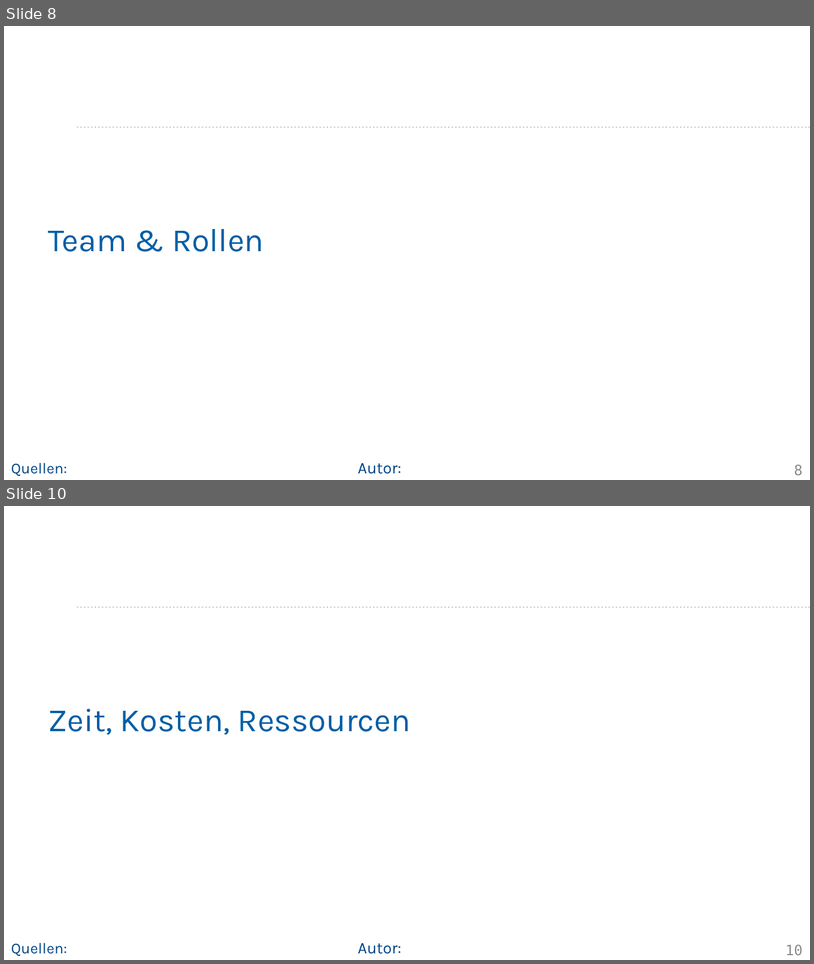
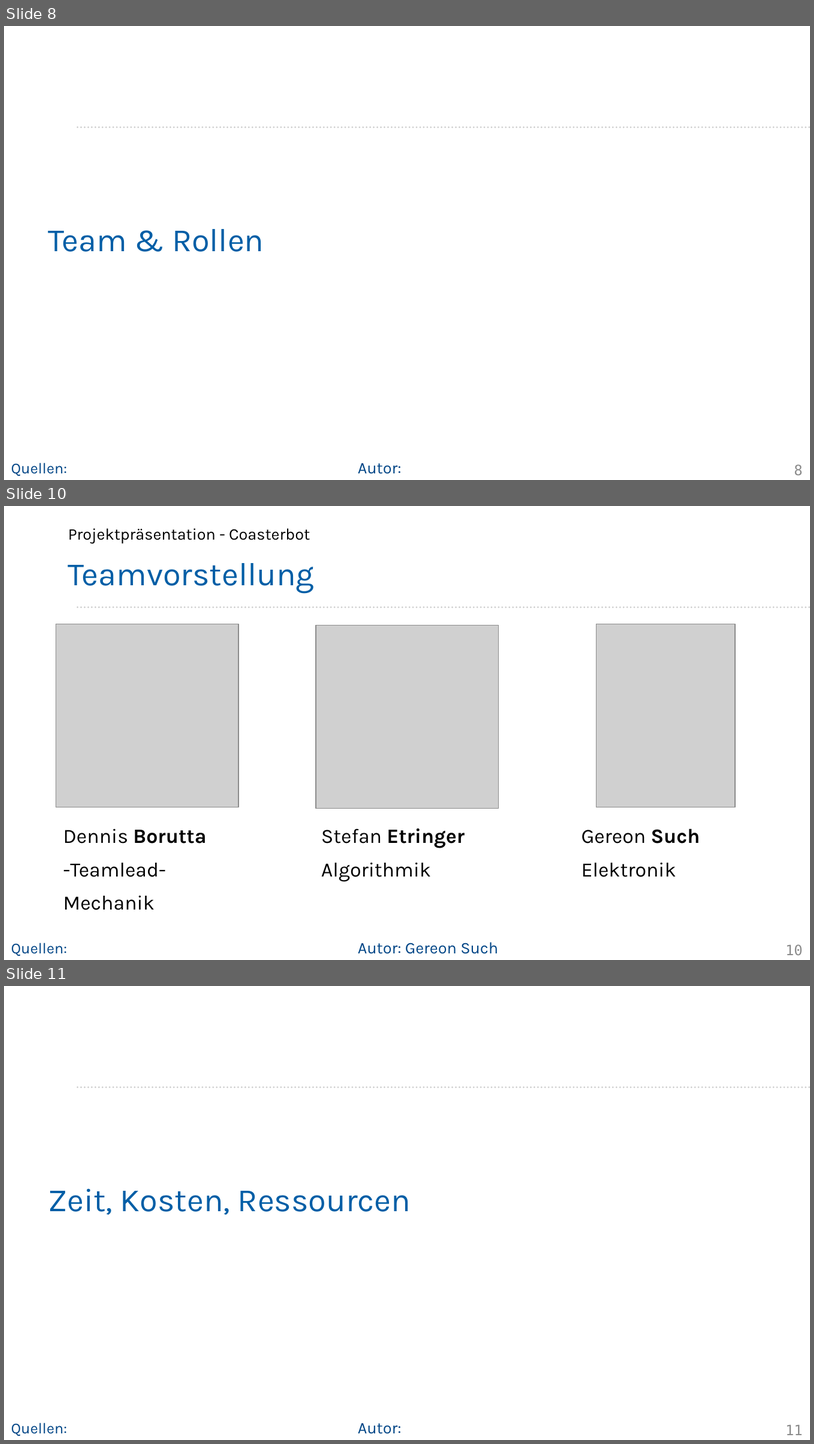
Before and after one commit to Project-CoasterBot/coasterbot, a slide deck: M6_Projekträsentation/gs_Projektpräsentation_Coasterbot.odp. Shown one above the other, each under a label of ours: slides 8 and 10 before the commit, slides 8, 10 and 11 after it; the slides between them are not shown. The pictures are 814x964 and 814x1444 pixels, drawn with LibreOffice and Linux fonts; fonts in the diff are those of the drawing; grey boxes stand for pictures; background and template pictures are left out. Boxes give left, top, right and bottom in pixels: in the first picture for what was removed or moved away, otherwise in the second. Text is boxed around its words. In the diff, an @@ line names an element or a change of style, - is before the commit and + after.

```diff
--- a/M6_Projekträsentation/gs_Projektpräsentation_Coasterbot.odp
+++ b/M6_Projekträsentation/gs_Projektpräsentation_Coasterbot.odp
@@ slide 10 added at [4, 506, 810, 960], background #FFFFFF; not listed: 1 template element that a slide beside it also shows @@
@@ text added at [68, 528, 310, 544], 16 pt, text #000000 @@
+Projektpräsentation - Coasterbot
@@ title added at [68, 563, 315, 593], 32 pt, text #005EA6 @@
+Teamvorstellung
@@ picture added at [56, 624, 239, 807] @@
@@ picture added at [317, 625, 500, 808] @@
@@ picture added at [597, 624, 736, 807] @@
@@ text added at [63, 828, 206, 910], 20 pt, text #000000 @@
+Dennis Borutta
+-Teamlead-
+Mechanik
@@ text added at [321, 828, 465, 881], 20 pt, text #000000 @@
+Stefan Etringer
+Algorithmik
@@ text added at [582, 828, 701, 877], 20 pt, text #000000 @@
+Gereon Such
+Elektronik
@@ text added at [11, 942, 67, 956], 15 pt, text #004586 @@
+Quellen:
@@ text added at [358, 942, 498, 954], 16 pt, text #004586 @@
+Autor: Gereon Such
@@ page number added at [786, 944, 803, 955], 14 pt, text #8C8C8C @@
+10
@@ what was slide 10 is now slide 11 @@
@@ page number at [786, 1425, 803, 1435]: text changed @@
-10
+11
```
Also in this commit, not shown: 1 slide changed, 1 other slide added.
